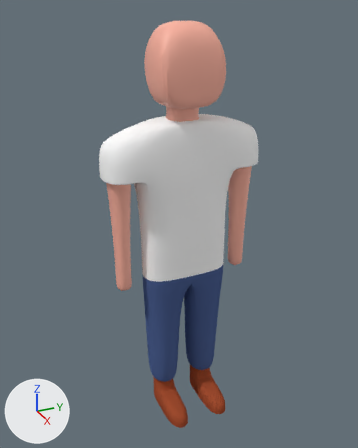
Renders of the Blender file Assets/Blender projects/PlayerModel.blend from each side of a commit.
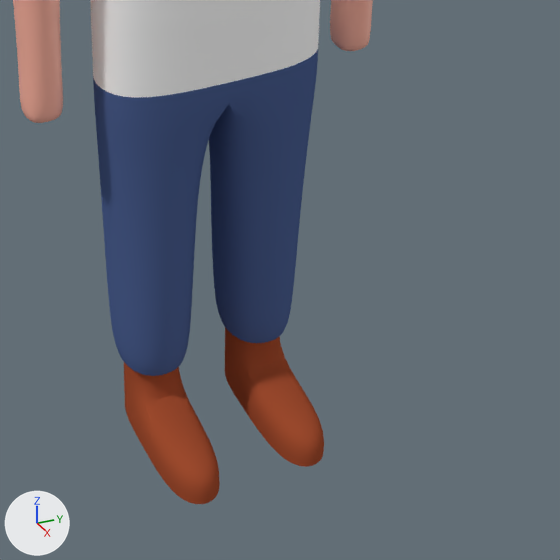
Each version appears first whole from a 50 mm camera at (28.7, -13.2, 29.1) aimed at (0.3, -0.4, 14.9), and next in a close-up on the part from 30% to 87% of the width and 55% to 100% of the height. Arrows for +X, +Y and +Z are at lower left; the lights stay in place. The same objects are shown in both versions, whatever each file hides.
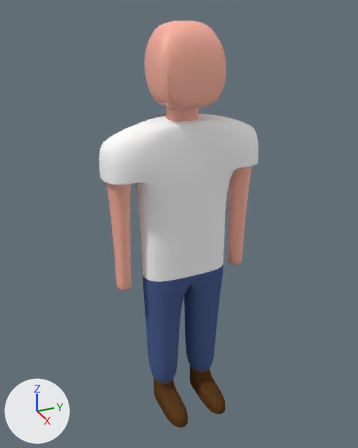
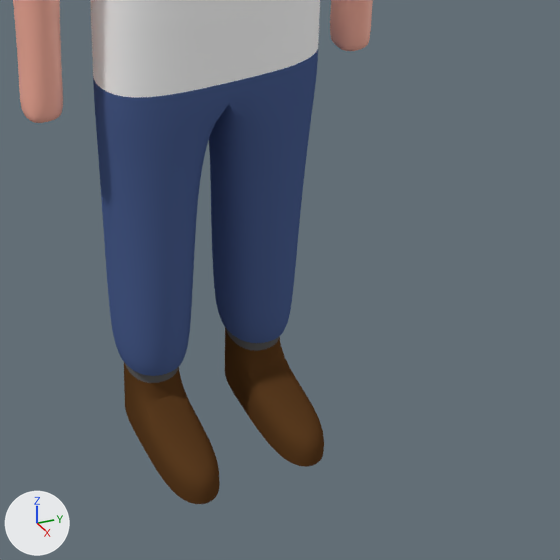
Commit message: Verder gewerkt aan het player en enemy model

Pixel boxes (x1, y1, x2, y2) of what changed, in the close-ups (560 x 560 px):
'Cube', recoloured
    both: (123, 326, 324, 504)
part 1 of me_cube, recoloured
    both: (125, 327, 279, 383)

The change in detail:
Material 'Shoes' (mat_shoes) changes colour from brown #a04c2f to brown #5a3b20; in linear values from (0.351, 0.0722, 0.0286) to (0.102, 0.0439, 0.0141).
Material 'Socks' (mat_socks) is new.
Its base color is (0.112, 0.112, 0.112) (dark grey #5e5e5e).
Its specular ior level is 0.0.
me_cube is used by ob_cube; location (0.0, 0.0, 0.0).
me_cube had 8578 vertices, 8576 faces and spanned x -1.9..3.9, y -5.5..5.5, z 0.0..27.9.
me_cube now has 8626 vertices, 8576 faces, 48 loose edges and spans x -1.9..3.9, y -5.5..5.5, z 0.0..27.9.
me_cube part 1: 192 faces spanning x -0.9..0.9, y -2.4..2.4, z 1.7..2.2 switch from mat_shoes (brown #a04c2f) to mat_socks (dark grey #5e5e5e).
